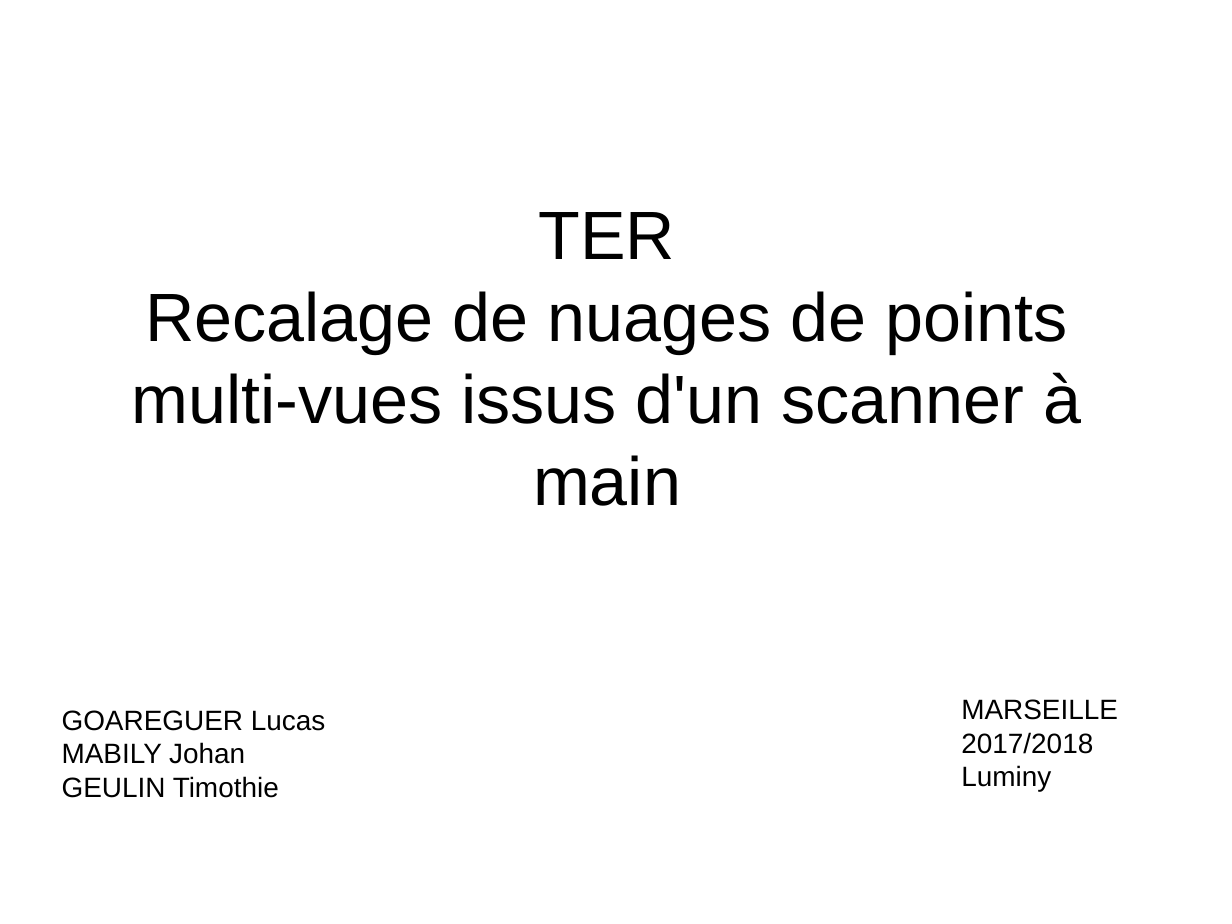
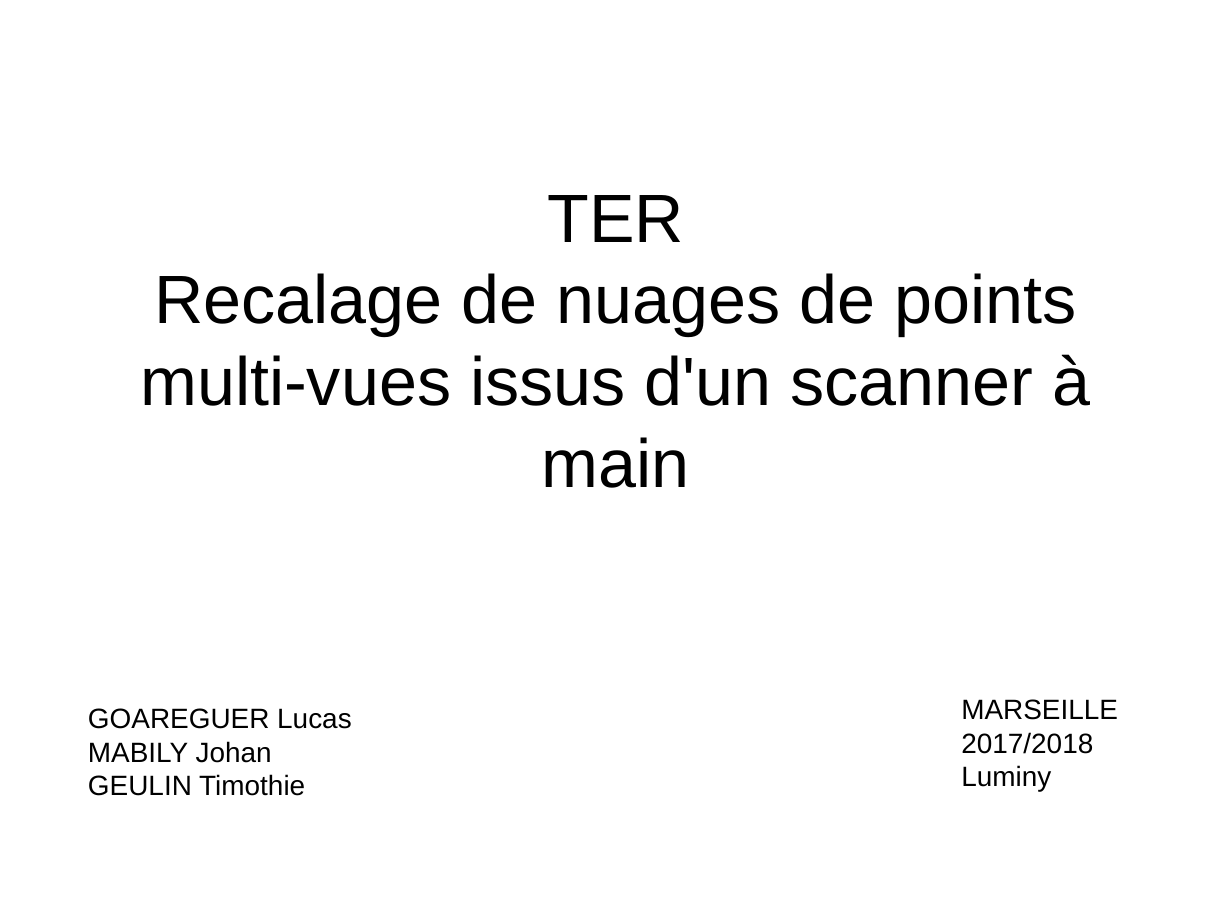
Before and after one commit to MABILYJohan/TER_Recalage_multi_points, a slide deck: slide 1 of Rapports et diapos/Diapositive_TER.odp. Drawn at 1232x924 pixels with LibreOffice and Linux fonts; fonts in the diff are those of the drawing; background and template pictures are left out. Boxes give left, top, right and bottom in pixels: in the first picture for what was removed or moved away, otherwise in the second. Text is boxed around its words. In the diff, an @@ line names an element or a change of style, - is before the commit and + after.

```diff
--- a/Rapports et diapos/Diapositive_TER.odp
+++ b/Rapports et diapos/Diapositive_TER.odp
@@ title "TER Recalage de nuages de ...": place and size @@
-title "TER Recalage de nuages de ..." at (131,212,1081,506)
+title "TER Recalage de nuages de ..." at (140,195,1090,488)
@@ subtitle "GOAREGUER Lucas": place and size @@
-subtitle "GOAREGUER Lucas" at (62,710,326,798)
+subtitle "GOAREGUER Lucas" at (88,708,352,796)
```
Also in this commit, not shown: 8 other slides changed.
